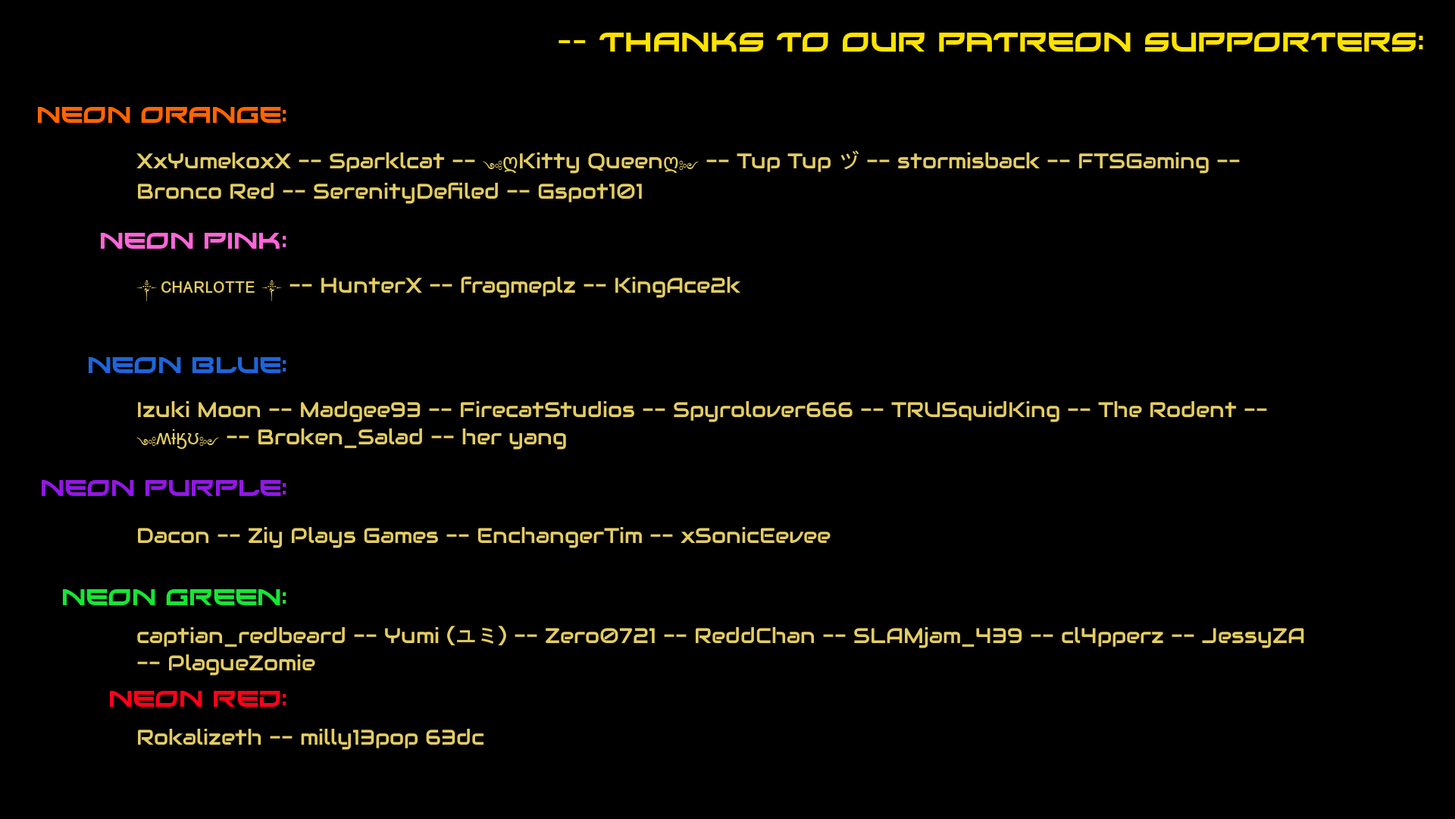
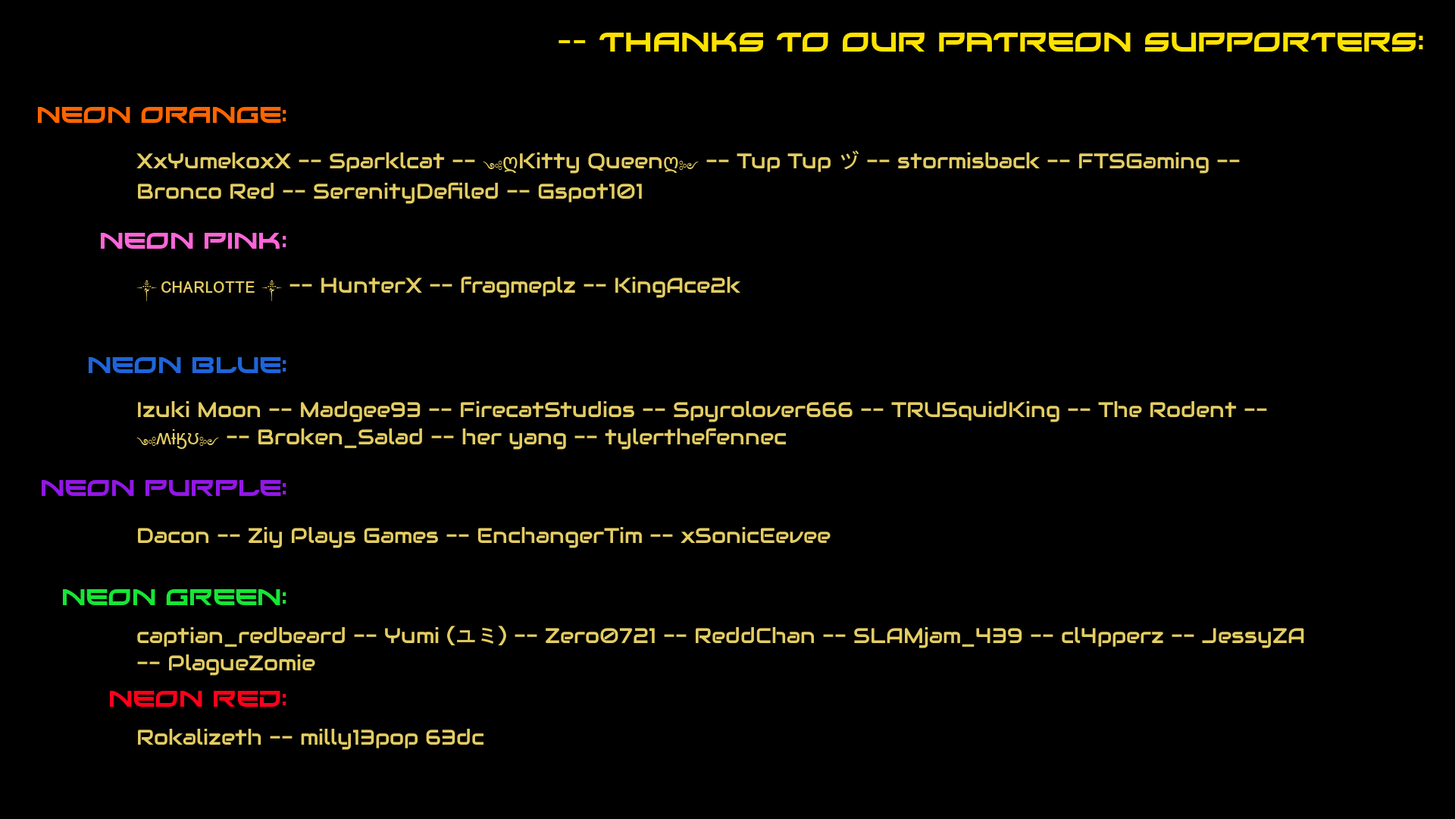
The second w=1455, h=819 image is a revision of the first. Changes to its layers:
painted on "Izuki Moon -- Madgee93 -- Fire..." over [574, 427, 787, 450]
